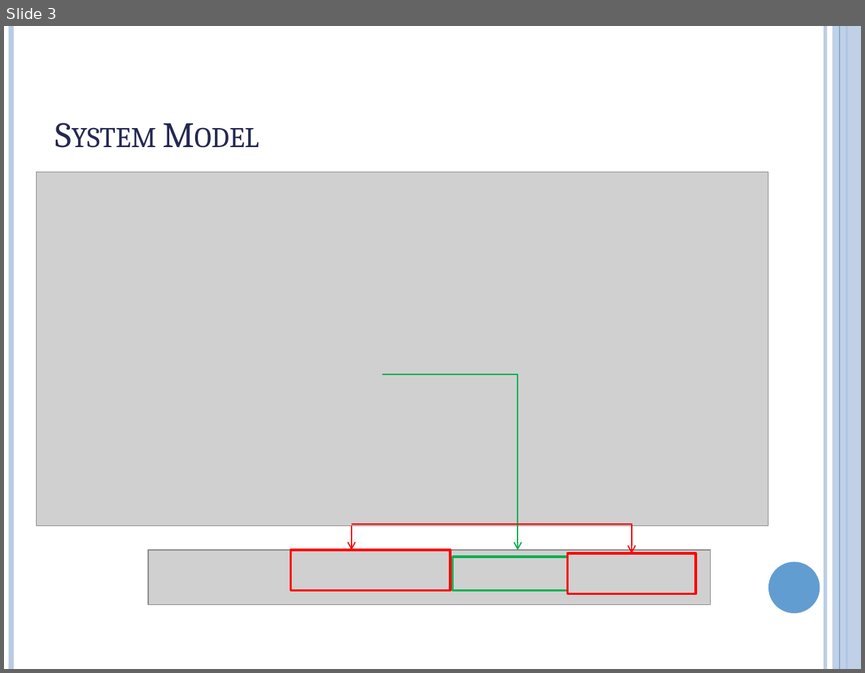
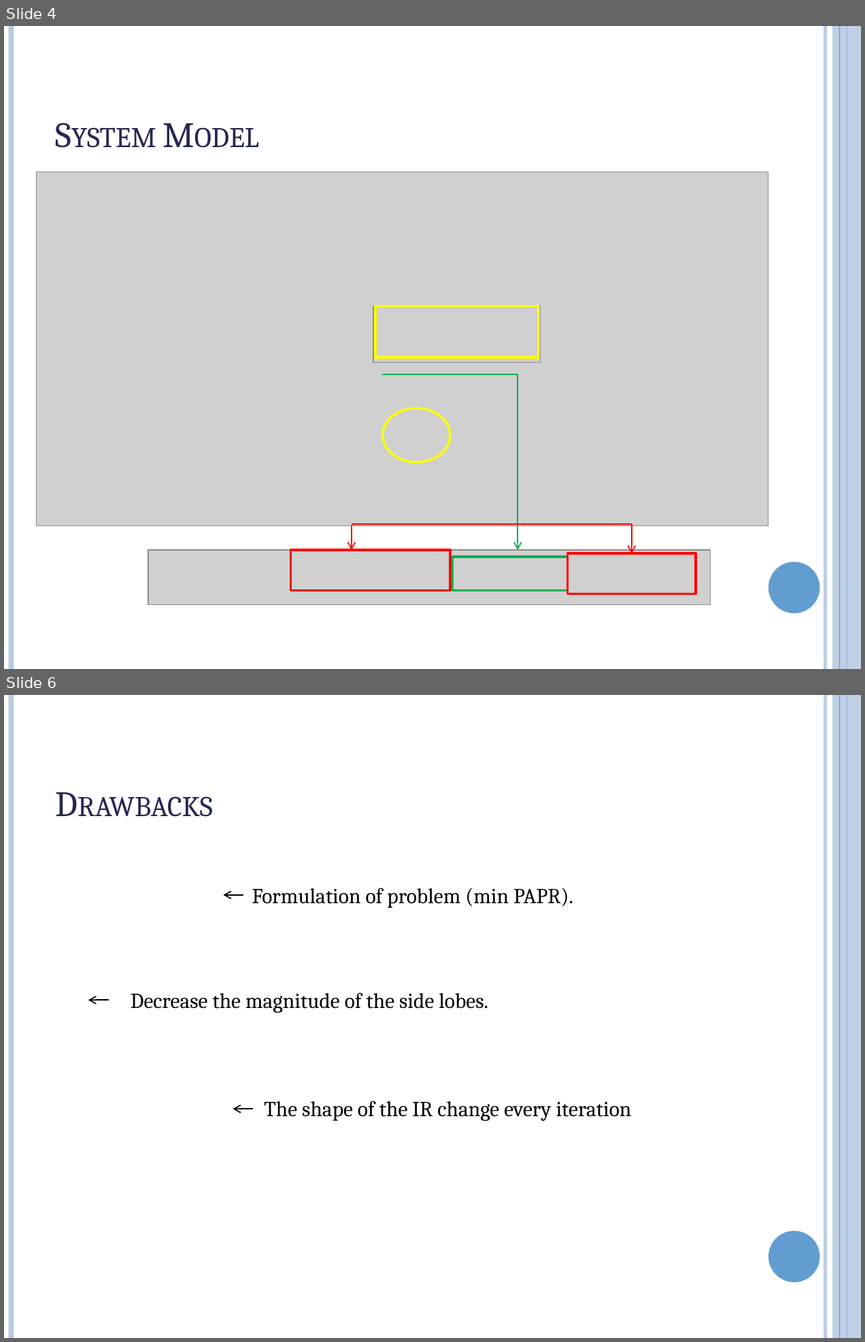
Before and after one commit to hanlinzhushe/SC-FDMA-python, a slide deck: Presentation1.pptx. Shown one above the other, each under a label of ours: slide 3 before the commit, slides 4 and 6 after it; the slides between them are not shown. The pictures are 865x673 and 865x1342 pixels, drawn with LibreOffice and Linux fonts; fonts in the diff are those of the drawing; grey boxes stand for pictures. Boxes give left, top, right and bottom in pixels: in the first picture for what was removed or moved away, otherwise in the second. Text is boxed around its words. In the diff, an @@ line names an element or a change of style, - is before the commit and + after.

```diff
--- a/Presentation1.pptx
+++ b/Presentation1.pptx
@@ slide 6 added at bbox=[4, 695, 861, 1338], background #FFFFFF; not listed: 6 template elements that a slide beside it also shows @@
@@ title added at bbox=[47, 721, 747, 828], 30 pt, text #242852, small capitals @@
+Drawbacks
@@ arrow added from (244, 895) to (224, 895), #000000 1 pt @@
@@ text added at bbox=[252, 887, 573, 908], 18 pt, text #000000 @@
+Formulation of problem (min PAPR).
@@ arrow added from (109, 1000) to (88, 1000), #000000 1 pt @@
@@ text added at bbox=[130, 992, 488, 1013], 18 pt, text #000000 @@
+Decrease the magnitude of the side lobes.
@@ text added at bbox=[264, 1100, 632, 1121], 18 pt, text #000000 @@
+The shape of the IR change every iteration
@@ arrow added from (254, 1109) to (232, 1109), #000000 1 pt @@
@@ what was slide 3 is now slide 4 @@
@@ slide 4 changed as well @@
@@ picture added at bbox=[373, 306, 541, 363] @@
@@ rectangle added at bbox=[376, 306, 538, 358], outline #FFFF00 2 pt @@
@@ ellipse added at bbox=[383, 408, 450, 462], outline #FFFF00 2 pt @@
```
Also in this commit, not shown: 1 other slide changed, 10 other slides added, 1 slide removed, 2 other files.
